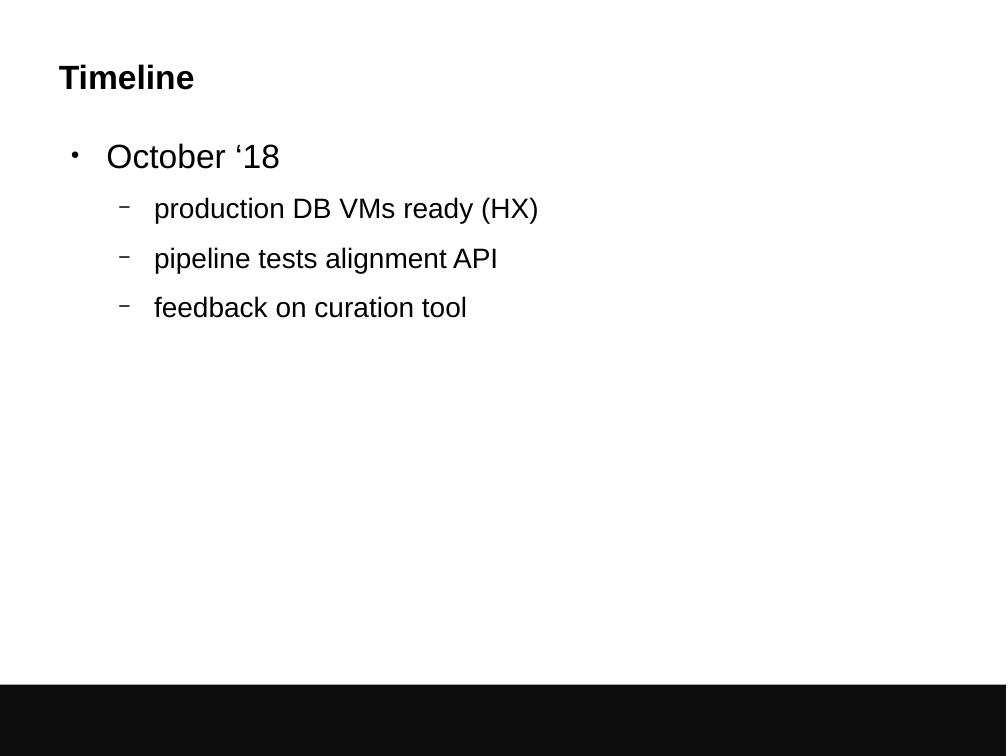
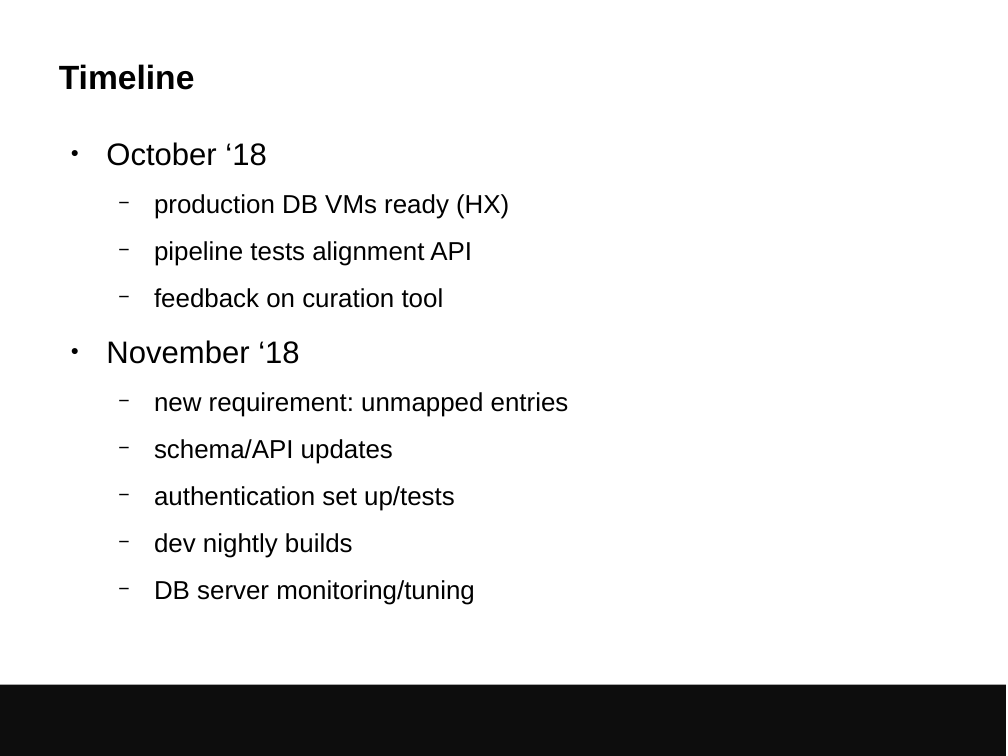
Before and after one commit to avullo/presentations, a slide deck: slide 9 of 2019/application-away-day-04-19/talk.odp. Drawn at 1008x756 pixels with LibreOffice and Linux fonts; fonts in the diff are those of the drawing; background and template pictures are left out. Boxes give left, top, right and bottom in pixels: in the first picture for what was removed or moved away, otherwise in the second. Text is boxed around its words. In the diff, an @@ line names an element or a change of style, - is before the commit and + after.

Commit message:
Presentation complete.

```diff
--- a/2019/application-away-day-04-19/talk.odp
+++ b/2019/application-away-day-04-19/talk.odp
@@ text at (106,142,509,308): size 24 to 22.2 pt in "October ‘18"; size 20 to 18.5 pt in "production DB VMs ready (HX)", "pipeline tests alignment API", "feedback on curation tool" @@
@@ text at (106,340,569,605): paragraphs added @@
+● November ‘18
+  − new requirement: unmapped entries
+  − schema/API updates
+  − authentication set up/tests
+  − dev nightly builds
+  − DB server monitoring/tuning
```
Also in this commit, not shown: 2 other slides changed, 2 slides added.
